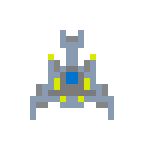
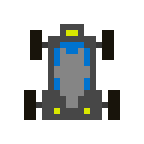
Revision of a layered 144×144 image; what changed, layer by layer:
moved "lvl 05" into group "Space" over [36, 36, 108, 108]
moved "lvl 04" into group "Space" over [48, 54, 96, 102]
moved "lvl 03" into group "Space" over [66, 72, 78, 84]
moved "lvl 02" into group "Space" over [48, 66, 96, 96]
moved "lvl 01" into group "Space" over [30, 30, 114, 120]
added group "Surface" with 4 layers over [24, 24, 120, 120]
added layer "mn 03" in group "Surface" over [24, 30, 120, 120]
added layer "mn 02" in group "Surface" over [54, 30, 90, 114]
added layer "mn 01" in group "Surface" over [54, 42, 90, 108]
added layer "main" in group "Surface" over [42, 24, 102, 120]
